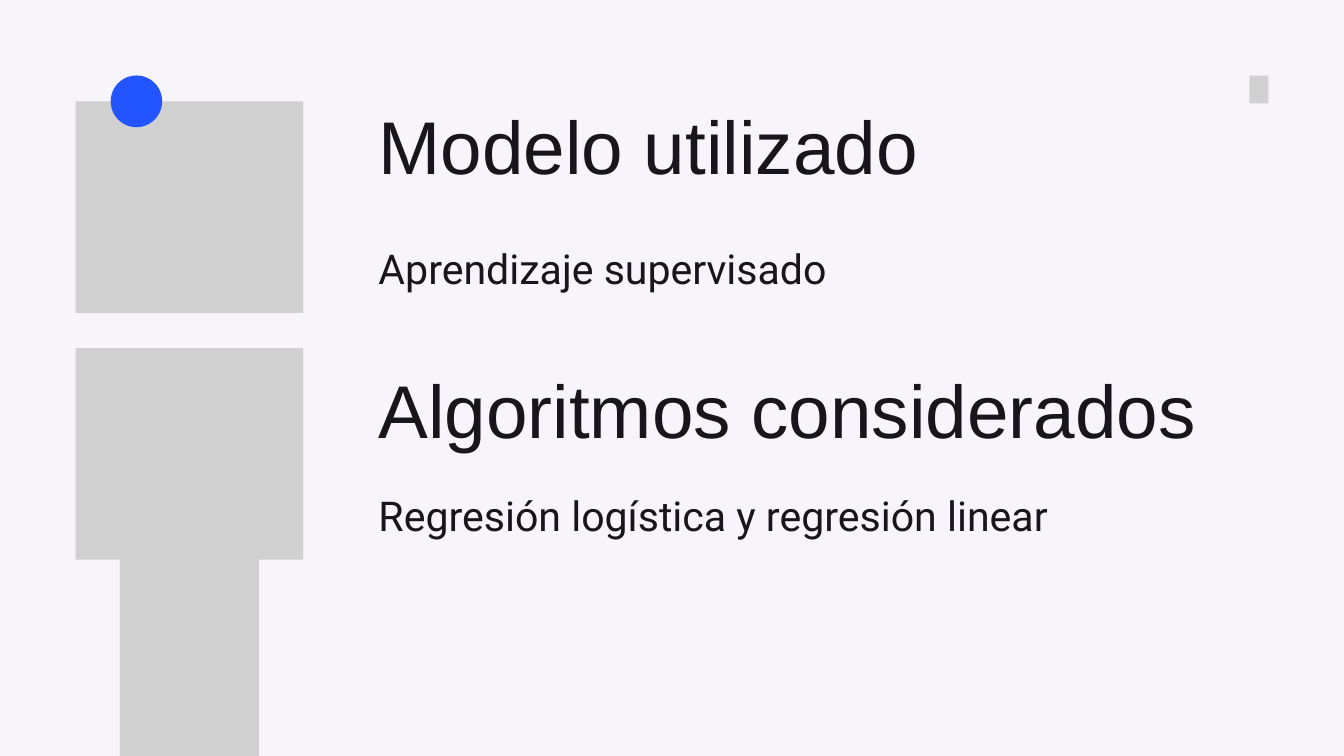
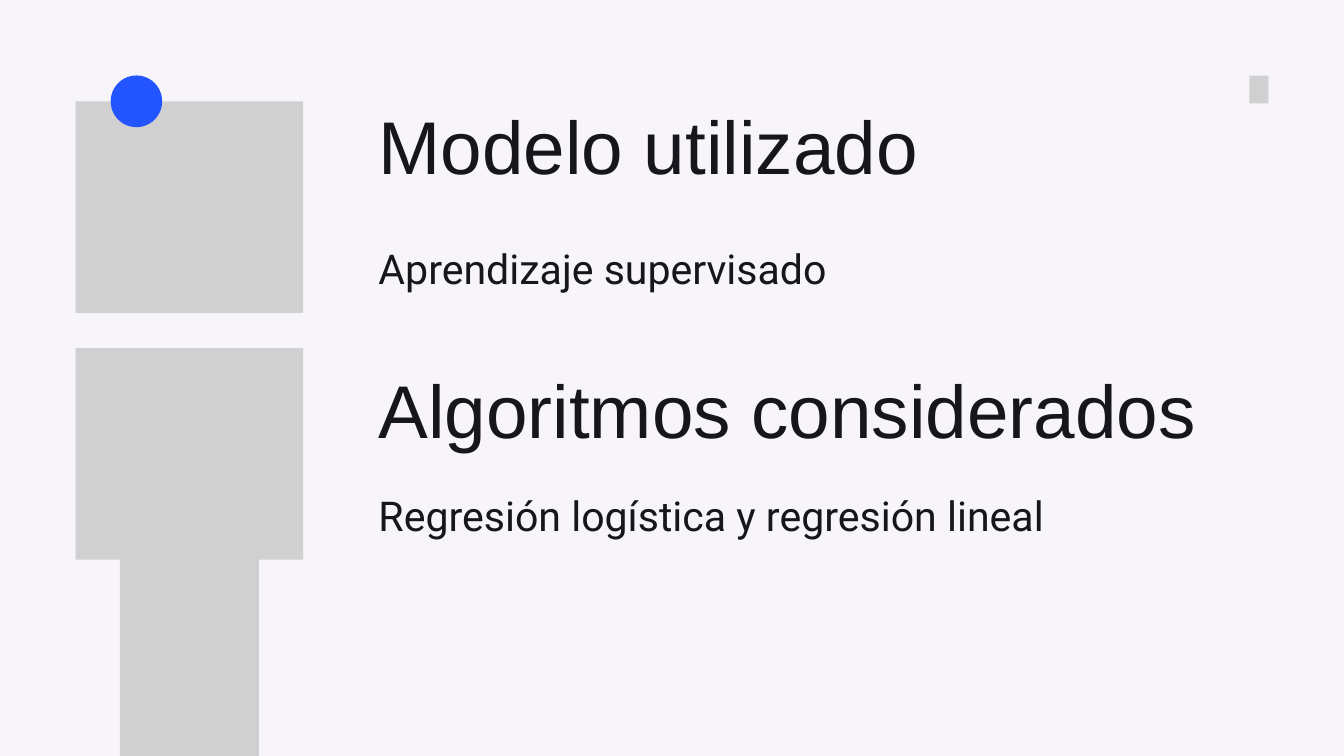
Before and after one commit to LucreciaVeron/tp-inicial-ia, a slide deck: slide 3 of Presentacion 2 - Grupo 3 - Ignacio Barrientos, Tomas Mandril, Lucrecia Veron.pptx. Drawn at 1344x756 pixels with LibreOffice and Linux fonts; fonts in the diff are those of the drawing; grey boxes stand for pictures. Boxes give left, top, right and bottom in pixels: in the first picture for what was removed or moved away, otherwise in the second. Text is boxed around its words. In the diff, an @@ line names an element or a change of style, - is before the commit and + after.

```diff
--- a/Presentacion 2 - Grupo 3 - Ignacio Barrientos, Tomas Mandril, Lucrecia Veron.pptx
+++ b/Presentacion 2 - Grupo 3 - Ignacio Barrientos, Tomas Mandril, Lucrecia Veron.pptx
@@ text at [378, 500, 1044, 540]: text changed @@
-Regresión logística y regresión linear
+Regresión logística y regresión lineal
```
Also in this commit, not shown: 1 other slide changed.
